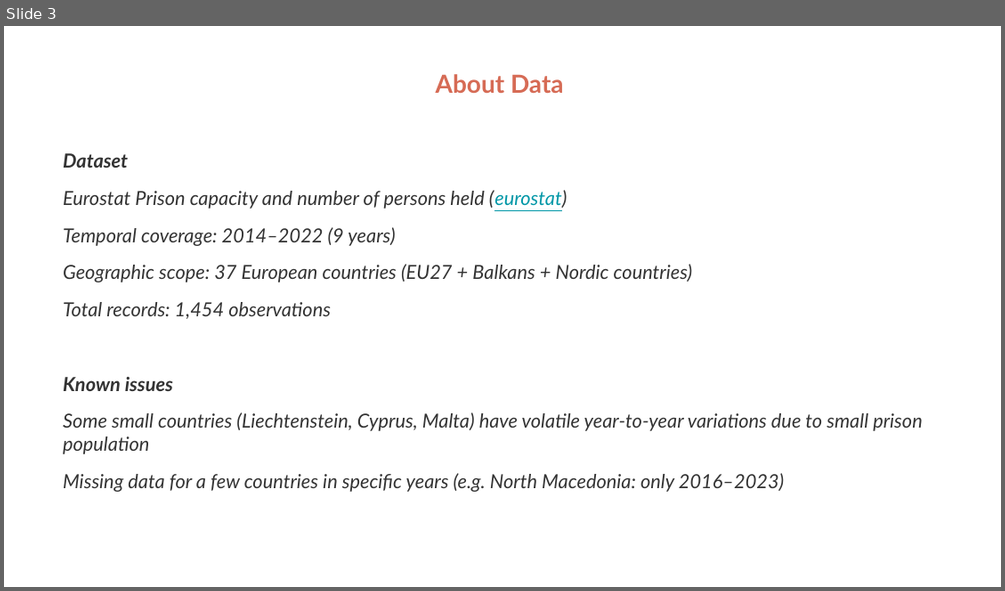
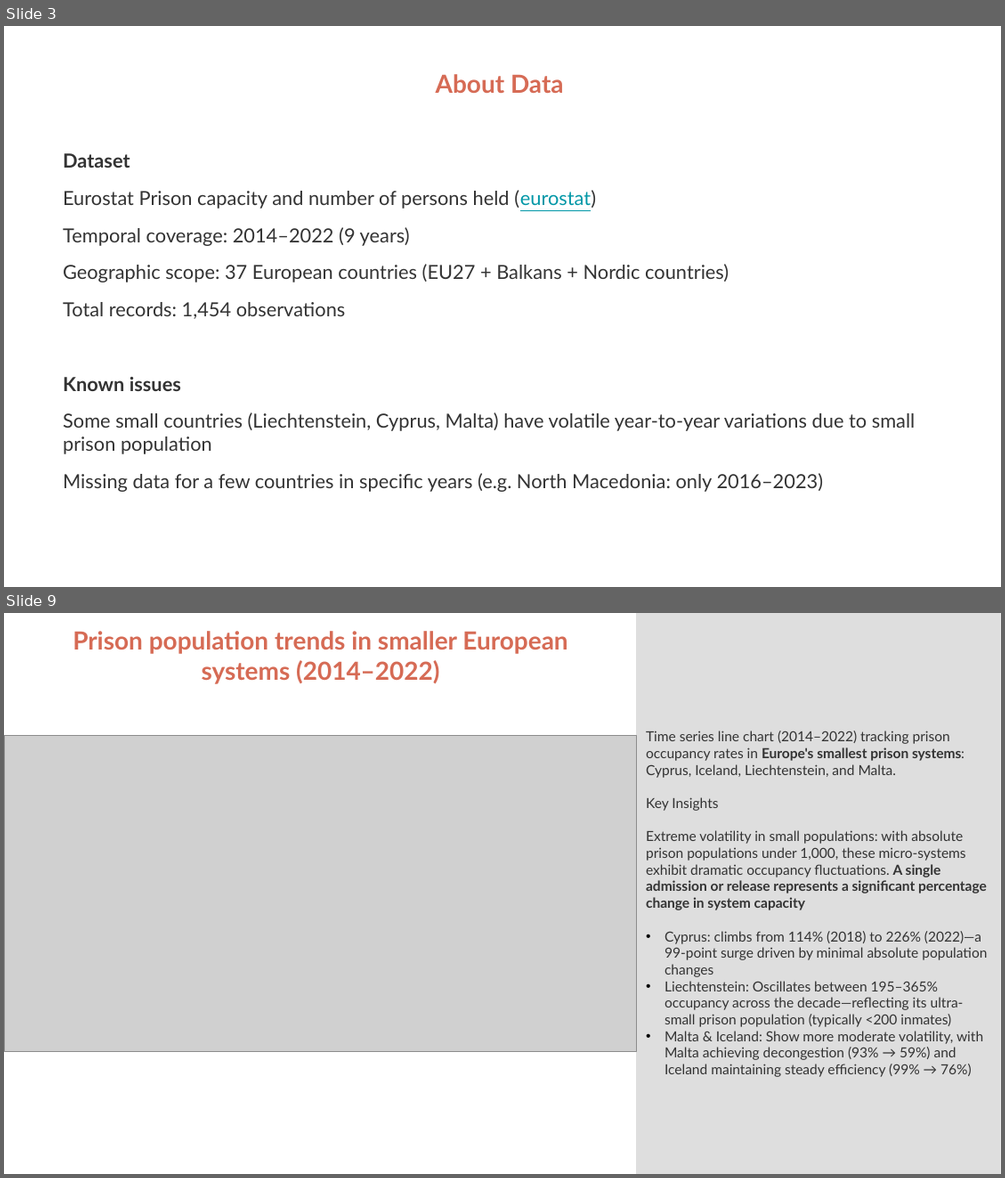
Before and after one commit to gevola-dev/FDS02Q001, a slide deck: data_viz/prison_data_project/26_01_03_prisons_statistics.pptx. Shown one above the other, each under a label of ours: slide 3 before the commit, slides 3 and 9 after it; the slides between them are not shown. The pictures are 1005x591 and 1005x1178 pixels, drawn with LibreOffice and Linux fonts; fonts in the diff are those of the drawing; grey boxes stand for pictures. Boxes give left, top, right and bottom in pixels: in the first picture for what was removed or moved away, otherwise in the second. Text is boxed around its words. In the diff, an @@ line names an element or a change of style, - is before the commit and + after.

```diff
--- a/data_viz/prison_data_project/26_01_03_prisons_statistics.pptx
+++ b/data_viz/prison_data_project/26_01_03_prisons_statistics.pptx
@@ slide 9 added at [4,613,1001,1174], background #FFFFFF @@
@@ text added at [73,631,567,684], 18 pt, text #D66B55, bold @@
+Prison population trends in smaller European systems (2014–2022)
@@ rectangle added at [636,613,1001,1173], fill #DEDEDE @@
@@ picture added at [5,736,637,1052] @@
@@ text added at [646,730,987,1077], 10 pt, text #333333 @@
+Time series line chart (2014–2022) tracking prison occupancy rates in Europe's smallest prison systems: Cyprus, Iceland, Liechtenstein, and Malta.
+Key Insights
+Extreme volatility in small populations: with absolute prison populations under 1,000, these micro-systems exhibit dramatic occupancy fluctuations. A single admission or release represents a significant percentage change in system capacity
+• Cyprus: climbs from 114% (2018) to 226% (2022)—a 99-point surge driven by minimal absolute population changes
+• Liechtenstein: Oscillates between 195–365% occupancy across the decade—reflecting its ultra-small prison population (typically <200 inmates)
+• Malta & Iceland: Show more moderate volatility, with Malta achieving decongestion (93% → 59%) and Iceland maintaining steady efficiency (99% → 76%)
@@ slide 3 changed as well @@
@@ text at [63,153,914,491]: italic off @@
```
Also in this commit, not shown: 5 other slides changed, 5 other slides added, 7 slides removed, 4 other files.
